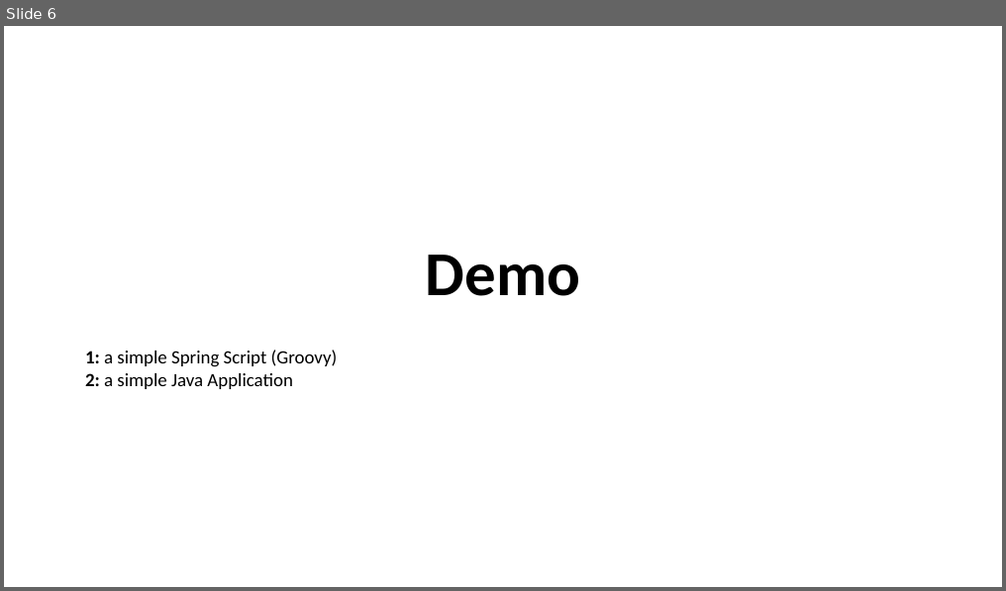
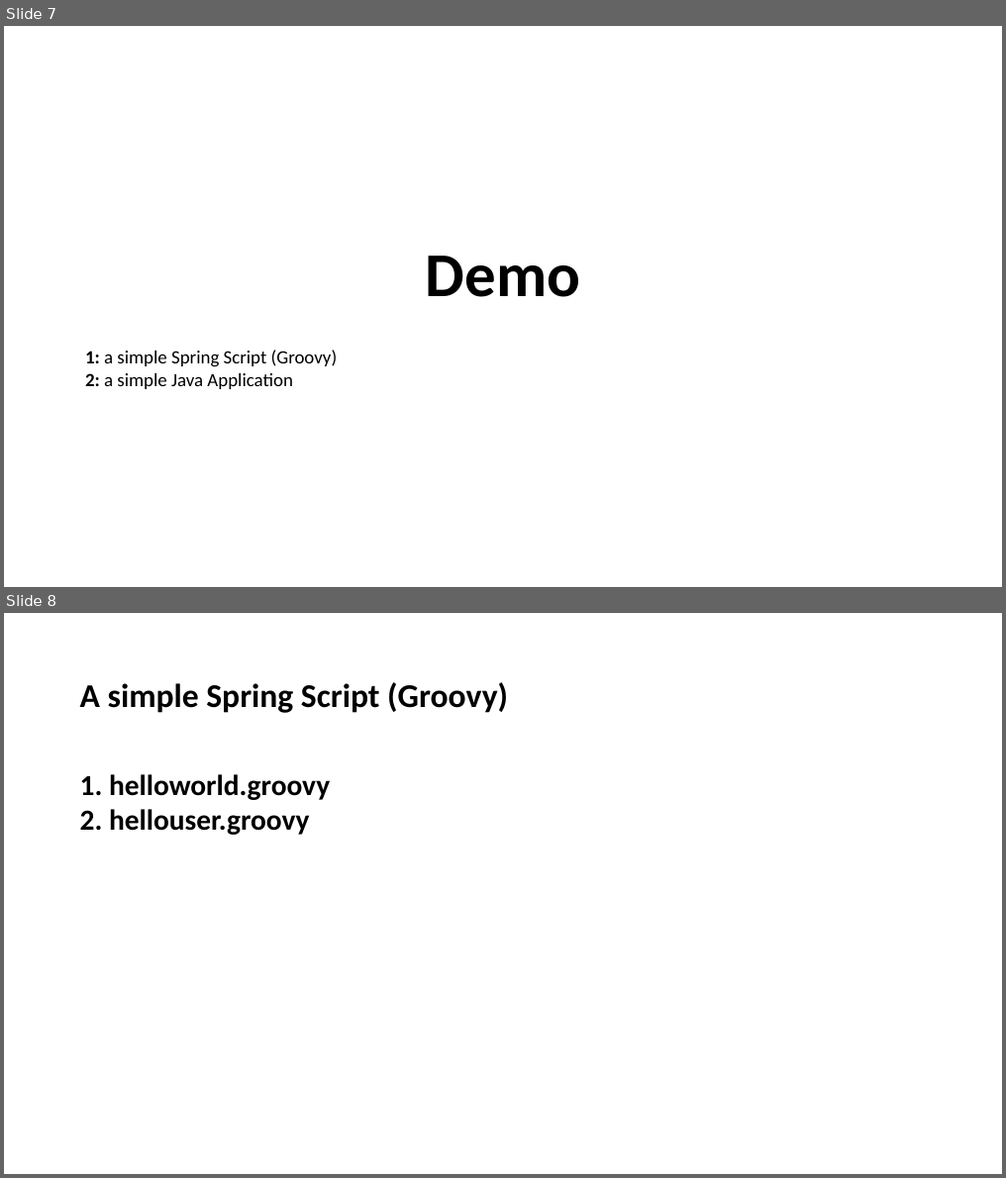
Before and after one commit to marcelovgomes/demo-internal-contacts, a slide deck: presentation_resources/spring-boot-demo-presentation.pptx. Shown one above the other, each under a label of ours: slide 6 before the commit, slides 7 and 8 after it. The pictures are 1006x591 and 1006x1178 pixels, drawn with LibreOffice and Linux fonts; fonts in the diff are those of the drawing. Boxes give left, top, right and bottom in pixels: in the first picture for what was removed or moved away, otherwise in the second. Text is boxed around its words. In the diff, an @@ line names an element or a change of style, - is before the commit and + after.

```diff
--- a/presentation_resources/spring-boot-demo-presentation.pptx
+++ b/presentation_resources/spring-boot-demo-presentation.pptx
@@ slide 8 added at [4, 613, 1002, 1174], background #FFFFFF @@
@@ text added at [80, 682, 508, 713], 32 pt, text #000000, bold @@
+A simple Spring Script (Groovy)
@@ text added at [80, 774, 330, 835], 28 pt, text #000000, bold @@
+1. helloworld.groovy
+2. hellouser.groovy
@@ what was slide 6 is now slide 7 @@
```
Also in this commit, not shown: 6 other slides changed, 2 other slides added, 2 other files.
